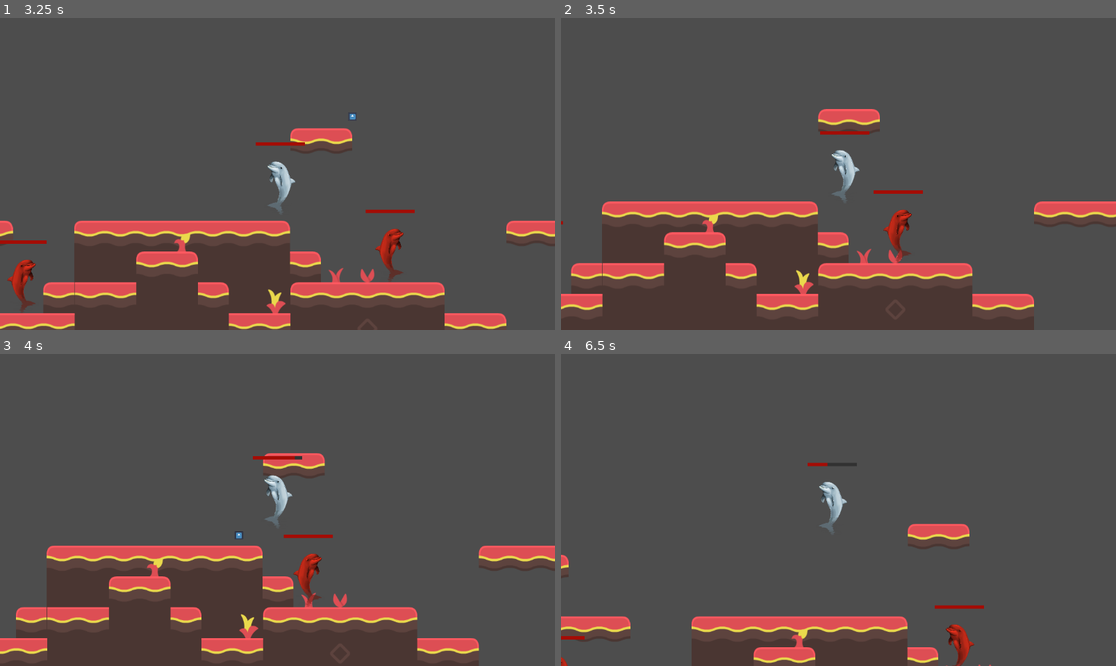
Above: before the commit, frames 1-4 (two rows, left to right).
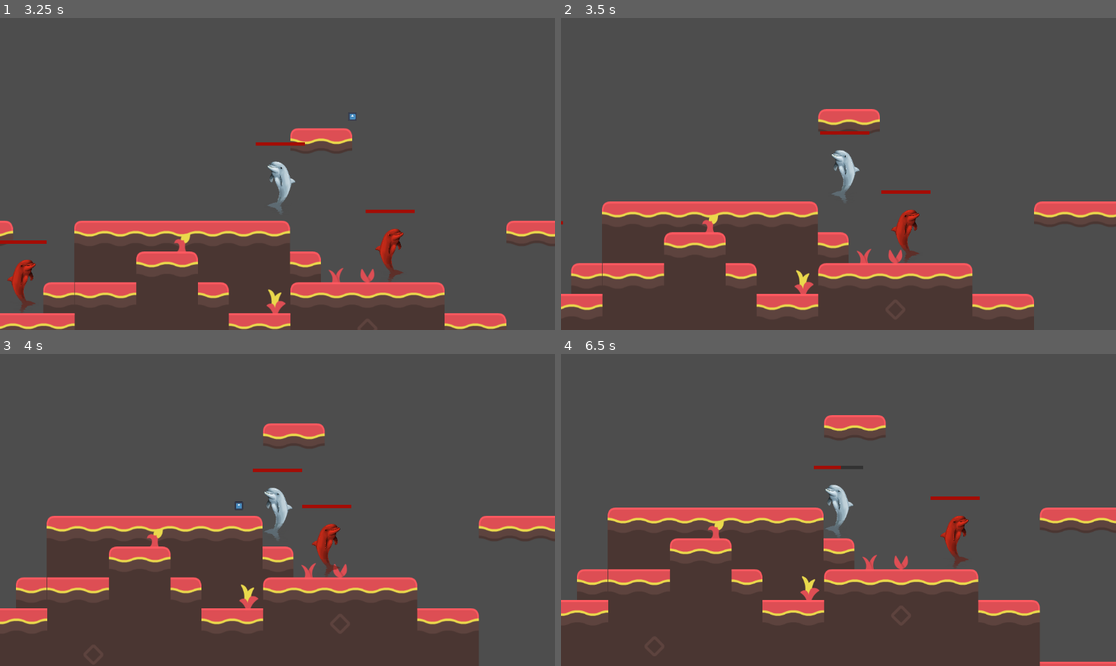
Above: after the commit, the same moments.

Repository: A-vd-E/Eget-spel
Game: Godot game, scene res://scenes/main.tscn
Same seed, same stepped clock (60 frames per second), same inputs: the game is played once before the commit and once after it. The engine's default icon, where the game draws it, is replaced by a stand-in: a white triangle on a blue panel in a dark square.
Inputs (mouse positions are in pixels of both pictures, inside the frame that each line leads up to):
- Up to frame 1 (3.25 s): click (22, 58) at 0.52 s; type "12" at 0.6 s; click "Host" at 1.25 s; hold D (right) from 2.03 s (still down); tap X (melee_attack) at 2.1, 3.05 s; tap Space (jump) at 2.27, 3.02 s; tap F (ranged_attack) at 2.3, 2.85 s
- Up to frame 2 (3.5 s): keep holding D (right)
- Up to frame 3 (4 s): release D (right) at 3.53 s; hold A (left) from 3.53 s (still down); tap C (dash) at 3.6 s; tap F (ranged_attack) at 3.8 s
- Up to frame 4 (6.5 s): release A (left) at 4.28 s; hold D (right) 4.28-5.78 s; tap X (melee_attack) at 4.35, 5.85 s; tap Space (jump) at 4.52, 5.27, 6.02 s; tap F (ranged_attack) at 5.1 s; hold A (left) from 5.78 s (still down)

Frame 1 is identical in both runs. In frame 2, 0.6% of the frame differs, in the area x 56-67%, y 55-79%; in frame 3, 17%; in frame 4, 29%, in the area x 0-100%, y 19-100%.

Commit message:
Cleaned up a bit in main

Diff:
--- a/scenes/main.tscn
+++ b/scenes/main.tscn
@@ -31,27 +31,31 @@
 
 [node name="World1" parent="World" unique_id=1309825274 instance=ExtResource("2_0wfyh")]
 
-[node name="PlayerSpawner" type="MultiplayerSpawner" parent="." unique_id=889647496]
+[node name="MultiplayerSpawners" type="Node" parent="." unique_id=1209203734]
+
+[node name="EnemySpawner" type="MultiplayerSpawner" parent="MultiplayerSpawners" unique_id=388403110]
+_spawnable_scenes = PackedStringArray("uid://d00ua32coljuv")
+spawn_path = NodePath("../../SpawningContainers/Enemies")
+
+[node name="PlayerSpawner" type="MultiplayerSpawner" parent="MultiplayerSpawners" unique_id=889647496]
 _spawnable_scenes = PackedStringArray("uid://bjrksfoia06k5")
-spawn_path = NodePath("../Players")
+spawn_path = NodePath("../../SpawningContainers/Players")
 
-[node name="Players" type="Node2D" parent="." unique_id=1034175516]
+[node name="MeleeHitboxSpawner" type="MultiplayerSpawner" parent="MultiplayerSpawners" unique_id=1319518443]
+_spawnable_scenes = PackedStringArray("uid://dc7a3k21uhv4r")
+spawn_path = NodePath("../../SpawningContainers/Hitboxes")
 
-[node name="MeleeHitboxSpawner" type="MultiplayerSpawner" parent="." unique_id=1319518443]
-_spawnable_scenes = PackedStringArray("uid://dc7a3k21uhv4r")
-spawn_path = NodePath("../Hitboxes")
+[node name="ProjectileHitboxSpawner" type="MultiplayerSpawner" parent="MultiplayerSpawners" unique_id=319448720]
+_spawnable_scenes = PackedStringArray("uid://df0mg3qgt5xtb")
+spawn_path = NodePath("../../SpawningContainers/Hitboxes")
 
-[node name="ProjectileHitboxSpawner" type="MultiplayerSpawner" parent="." unique_id=319448720]
-_spawnable_scenes = PackedStringArray("uid://df0mg3qgt5xtb")
-spawn_path = NodePath("../Hitboxes")
+[node name="SpawningContainers" type="Node" parent="." unique_id=1850739128]
 
-[node name="Hitboxes" type="Node2D" parent="." unique_id=778308688]
+[node name="Enemies" type="Node2D" parent="SpawningContainers" unique_id=1551223450]
 
-[node name="Enemies" type="Node2D" parent="." unique_id=1551223450]
+[node name="Players" type="Node2D" parent="SpawningContainers" unique_id=1034175516]
 
-[node name="EnemySpawner" type="MultiplayerSpawner" parent="." unique_id=388403110]
-_spawnable_scenes = PackedStringArray("uid://d00ua32coljuv")
-spawn_path = NodePath("../Enemies")
+[node name="Hitboxes" type="Node2D" parent="SpawningContainers" unique_id=778308688]
 
 [connection signal="pressed" from="CanvasLayer/VBoxContainer/HostButton" to="." method="_on_host_button_pressed"]
 [connection signal="pressed" from="CanvasLayer/VBoxContainer/JoinButton" to="." method="_on_join_button_pressed"]
--- a/scripts/combat/attacking/attack_ability.gd
+++ b/scripts/combat/attacking/attack_ability.gd
@@ -4,7 +4,7 @@
 const ProjectileHitboxScene = preload("res://scenes/projectile_hitbox.tscn")
 
 # The spawnpoint for the hitbox MultiplayerSpawner
-@onready var hitbox_spawnpoint: Node2D = get_tree().current_scene.get_node("Hitboxes")
+@onready var hitbox_spawnpoint: Node2D = get_tree().current_scene.get_node("SpawningContainers").get_node("Hitboxes")
 @onready var player := $".."
 
 @export var base_knockback := Vector2(700, -400)
@@ -14,7 +14,7 @@
 var owner_node
 
 
-func attack():
+func melee_attack():
 	if can_attack:
 		var hitbox = MeleeHitboxScene.instantiate()
 		hitbox_spawnpoint.add_child(hitbox, true)
--- a/scripts/combat/attacking/environmental_hazard_hitbox.gd
+++ b/scripts/combat/attacking/environmental_hazard_hitbox.gd
@@ -1,7 +1,7 @@
 extends Node
 const MeleeHitboxScene = preload("res://scenes/melee_hitbox.tscn")
 
-@onready var hitbox_spawnpoint: Node2D = get_tree().current_scene.get_node("Hitboxes")
+@onready var hitbox_spawnpoint: Node2D = get_tree().current_scene.get_node("SpawningContainers").get_node("Hitboxes")
 var owner_node = self
 var attacker_id = -1000
 @export var base_knockback := Vector2(700, -400)
--- a/scripts/networking/network.gd
+++ b/scripts/networking/network.gd
@@ -29,8 +29,8 @@
 
 func _become_host() -> void:
 	print("Starting host")
-	_player_spawn_node = get_tree().current_scene.get_node("Players")
-	_enemy_spawn_node = get_tree().current_scene.get_node("Enemies")
+	_player_spawn_node = get_tree().current_scene.get_node("SpawningContainers").get_node("Players")
+	_enemy_spawn_node = get_tree().current_scene.get_node("SpawningContainers").get_node("Enemies")
 
 	var peer = ENetMultiplayerPeer.new()
 	peer.create_server(PORT)
--- a/scripts/player_controller.gd
+++ b/scripts/player_controller.gd
@@ -62,7 +62,7 @@
 		sync_velocity = velocity
 
 		if do_melee_attack:
-			attack_component.attack()
+			attack_component.melee_attack()
 			do_melee_attack = false
 
 		if do_ranged_attack:
